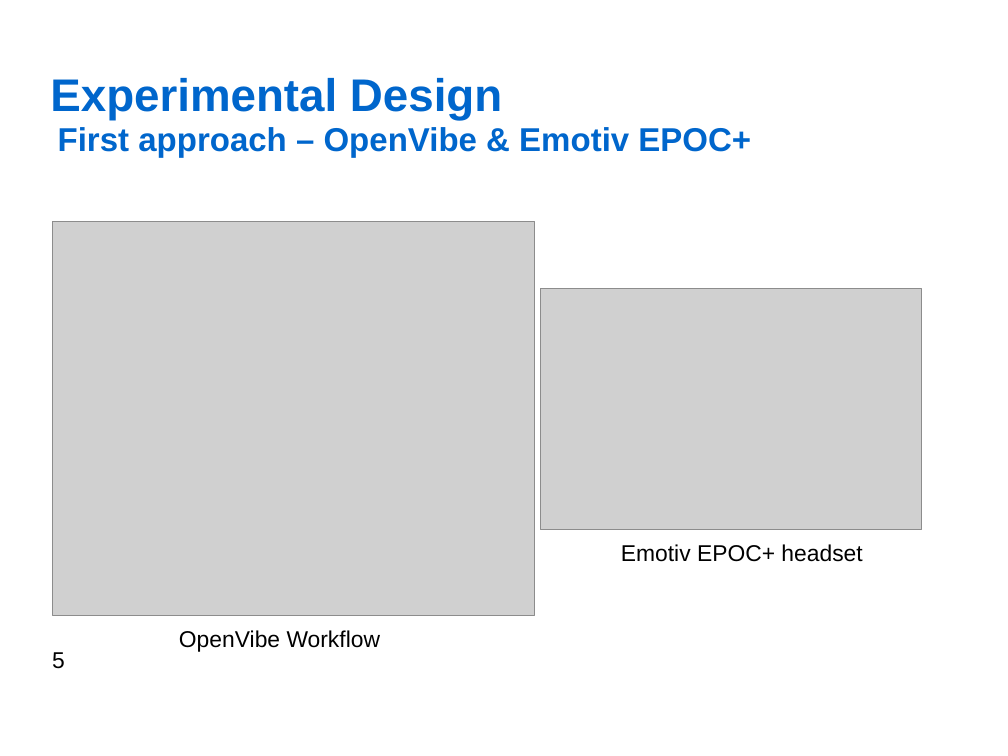
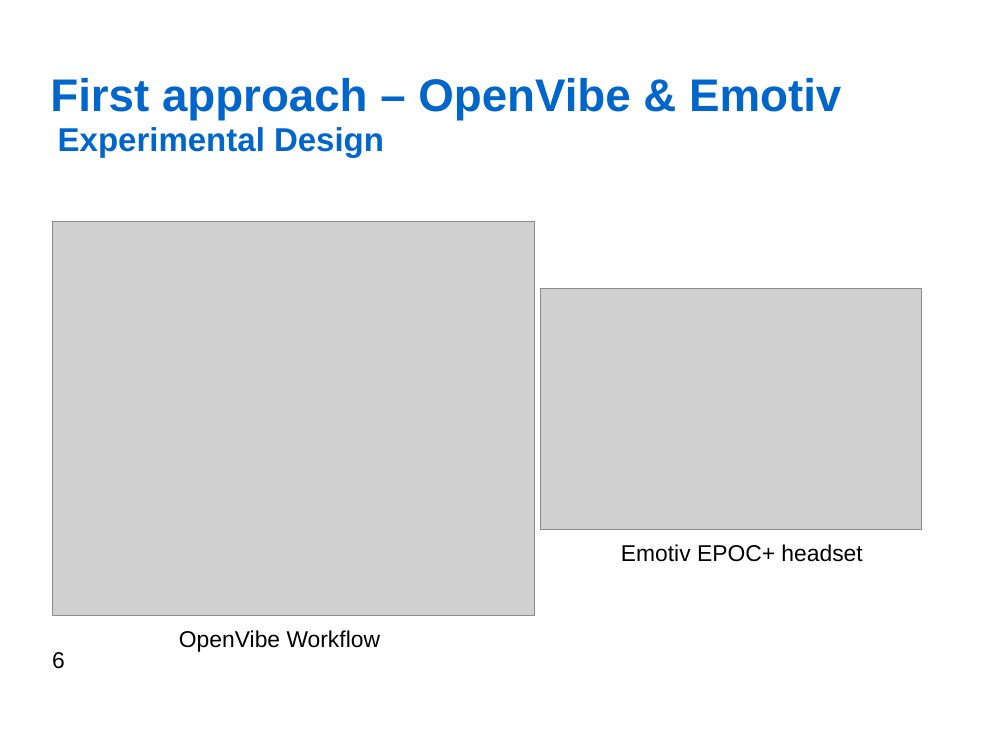
Before and after one commit to jfedjaev/NSTresearchPractice, a slide deck: slide 6 of Report/Presentation/Fedjaev_ResearchPractice.odp (slide 5 before the commit). Drawn at 1008x756 pixels with LibreOffice and Linux fonts; fonts in the diff are those of the drawing; grey boxes stand for pictures; background and template pictures are left out. Boxes give left, top, right and bottom in pixels: in the first picture for what was removed or moved away, otherwise in the second. Text is boxed around its words. In the diff, an @@ line names an element or a change of style, - is before the commit and + after.

```diff
--- a/Report/Presentation/Fedjaev_ResearchPractice.odp
+++ b/Report/Presentation/Fedjaev_ResearchPractice.odp
@@ title at (x1=50, y1=78, x2=841, y2=120): text changed; size 26 to 36 pt @@
-First approach – OpenVibe & Emotiv EPOC+
+First approach – OpenVibe & Emotiv
@@ title "Experimental Design" moved from (x1=50, y1=78, x2=502, y2=120) to (x1=58, y1=127, x2=384, y2=158) @@
@@ title "Experimental Design" at (x1=58, y1=127, x2=384, y2=158): size 36 to 26 pt @@
@@ page number at (x1=52, y1=652, x2=65, y2=669): text changed @@
-5
+6
```
Also in this commit, not shown: 11 other slides changed, 4 slides added, 3 slides removed, 2 other files.
